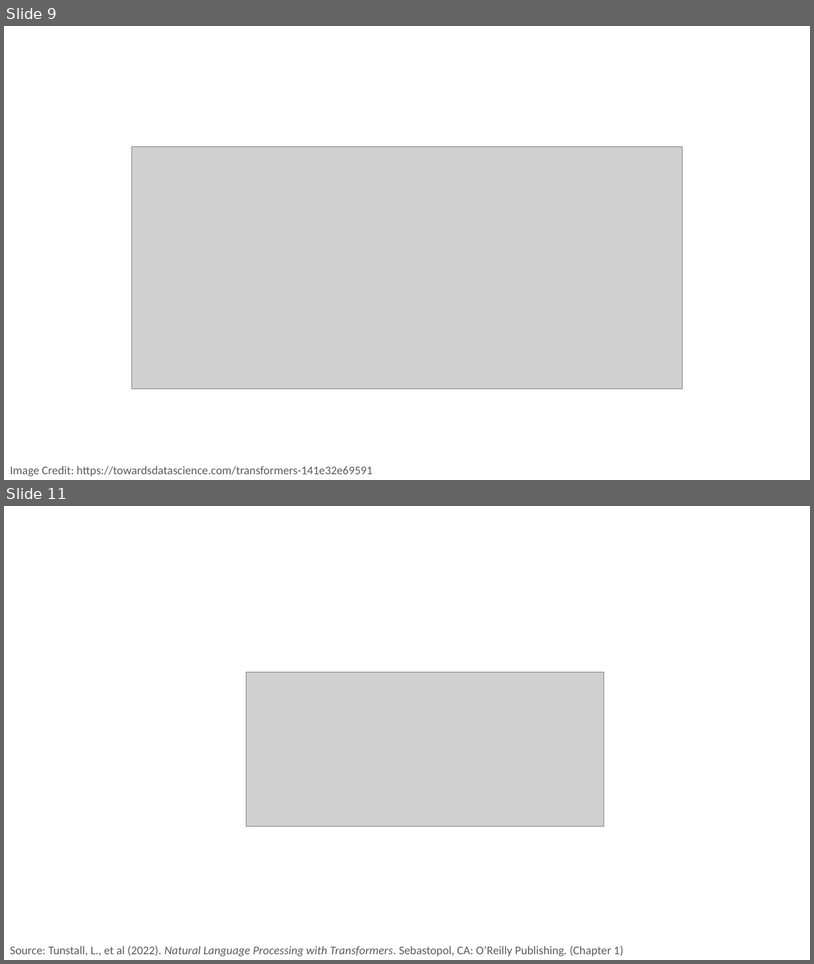
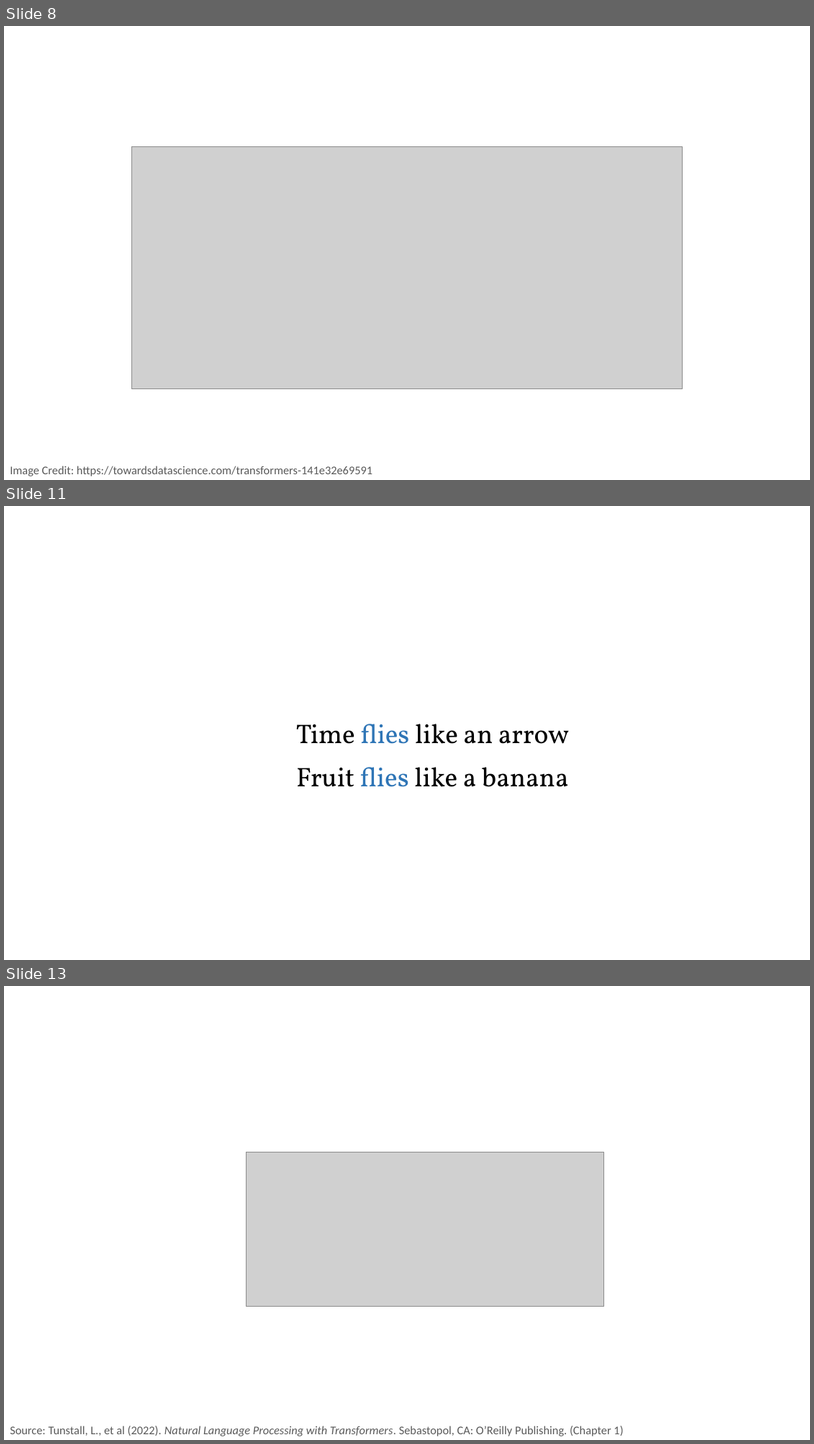
Before and after one commit to PracticumAI/transformers, a slide deck: presentations/02_transformers_attention.pptx. Shown one above the other, each under a label of ours: slides 9 and 11 before the commit, slides 8, 11 and 13 after it; the slides between them are not shown. The pictures are 814x964 and 814x1444 pixels, drawn with LibreOffice and Linux fonts; fonts in the diff are those of the drawing; grey boxes stand for pictures. Boxes give left, top, right and bottom in pixels: in the first picture for what was removed or moved away, otherwise in the second. Text is boxed around its words. In the diff, an @@ line names an element or a change of style, - is before the commit and + after.

```diff
--- a/presentations/02_transformers_attention.pptx
+++ b/presentations/02_transformers_attention.pptx
@@ slide 11 added at <box>4,506,810,960</box>, background #FFFFFF @@
@@ text added at <box>296,723,569,744</box>, 32 pt, text #000000 @@
+Time flies like an arrow
@@ text added at <box>296,767,569,787</box>, 32 pt, text #000000 @@
+Fruit flies like a banana
@@ what was slide 9 is now slide 8 @@
@@ what was slide 11 is now slide 13 @@
```
Also in this commit, not shown: 3 slides changed, 1 other slide added.
